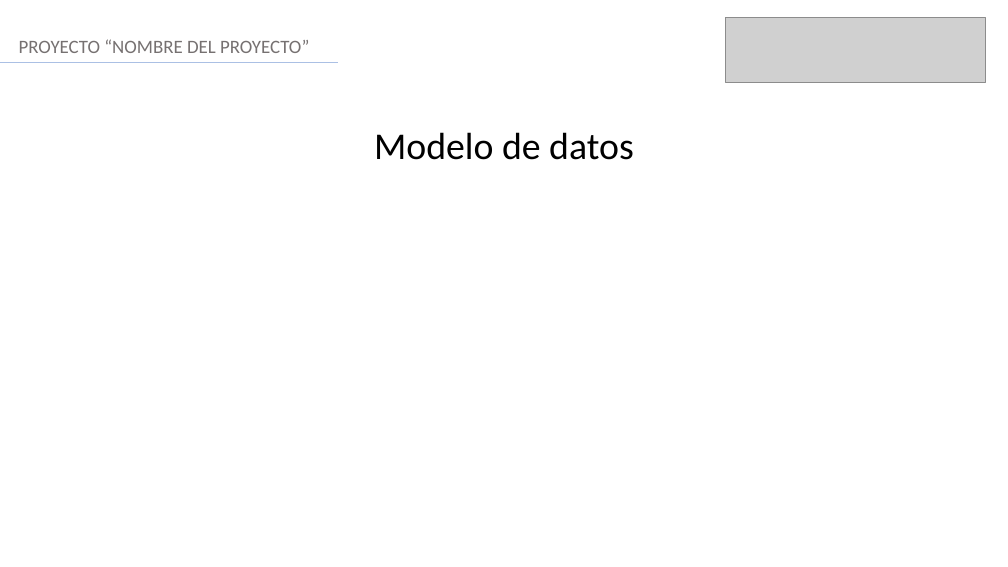
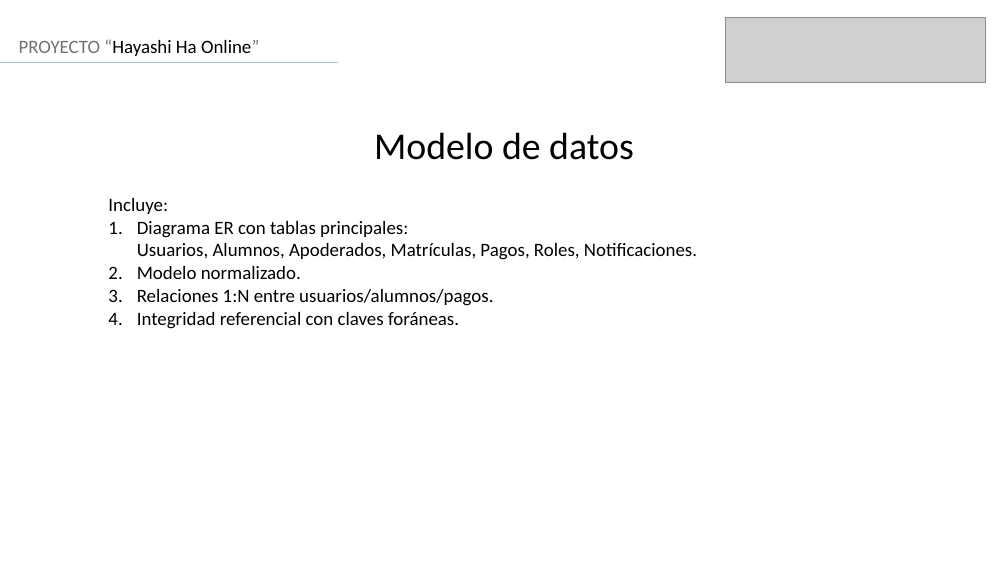
Before and after one commit to Ceidima/2025_PO_Capstone_708D_Grupo_6, a slide deck: slide 9 of Fase 3/Evidencias Proyecto/Formato Presentación final.pptx. Drawn at 1008x567 pixels with LibreOffice and Linux fonts; fonts in the diff are those of the drawing; grey boxes stand for pictures. Boxes give left, top, right and bottom in pixels: in the first picture for what was removed or moved away, otherwise in the second. Text is boxed around its words. In the diff, an @@ line names an element or a change of style, - is before the commit and + after.

```diff
--- a/Fase 3/Evidencias Proyecto/Formato Presentación final.pptx
+++ b/Fase 3/Evidencias Proyecto/Formato Presentación final.pptx
@@ text at box(19, 39, 259, 56): text changed; text colour #767171 to #000000 @@
-PROYECTO “NOMBRE DEL PROYECTO”
+PROYECTO “Hayashi Ha Online”
@@ text added at box(108, 198, 697, 329), 18 pt, text #000000 @@
+Incluye:
+1. Diagrama ER con tablas principales:
+   Usuarios, Alumnos, Apoderados, Matrículas, Pagos, Roles, Notificaciones.
+2. Modelo normalizado.
+3. Relaciones 1:N entre usuarios/alumnos/pagos.
+4. Integridad referencial con claves foráneas.
```
Also in this commit, not shown: 11 other slides changed, 1 slide added, 1 slide removed, 2 other files.
